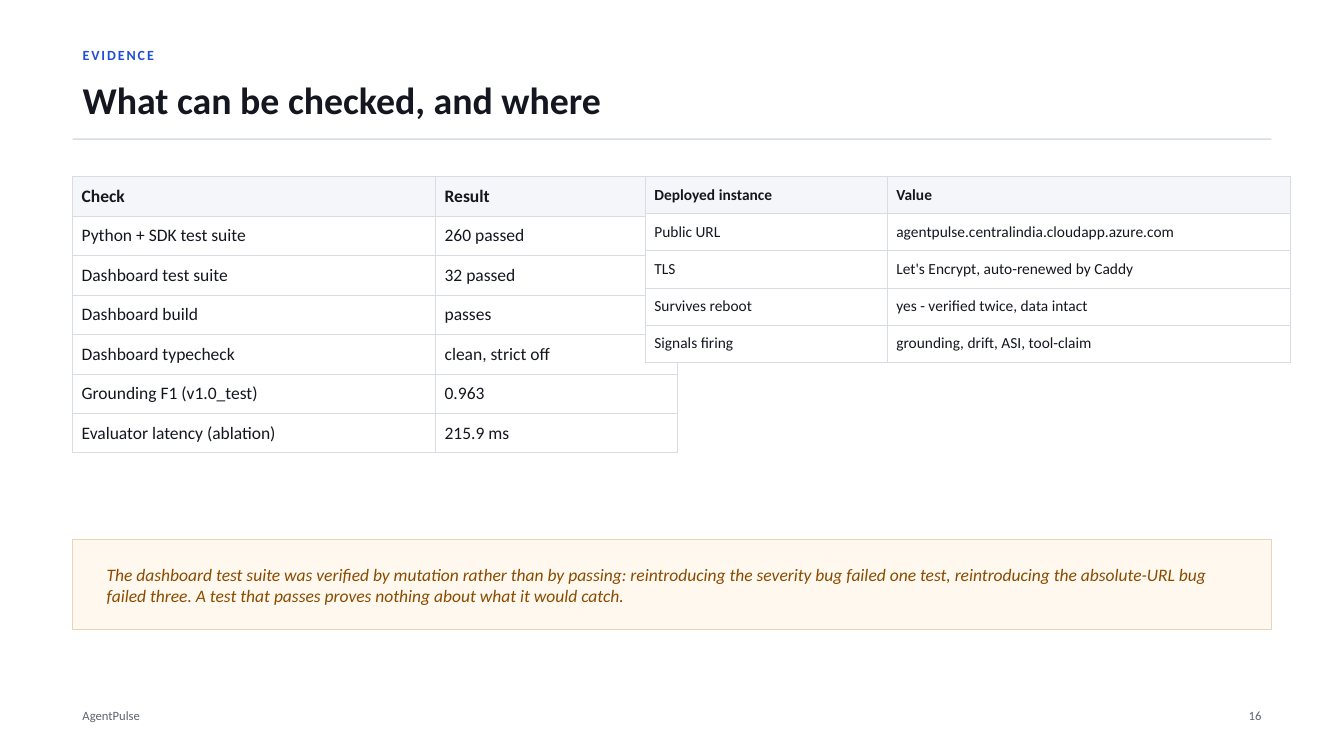
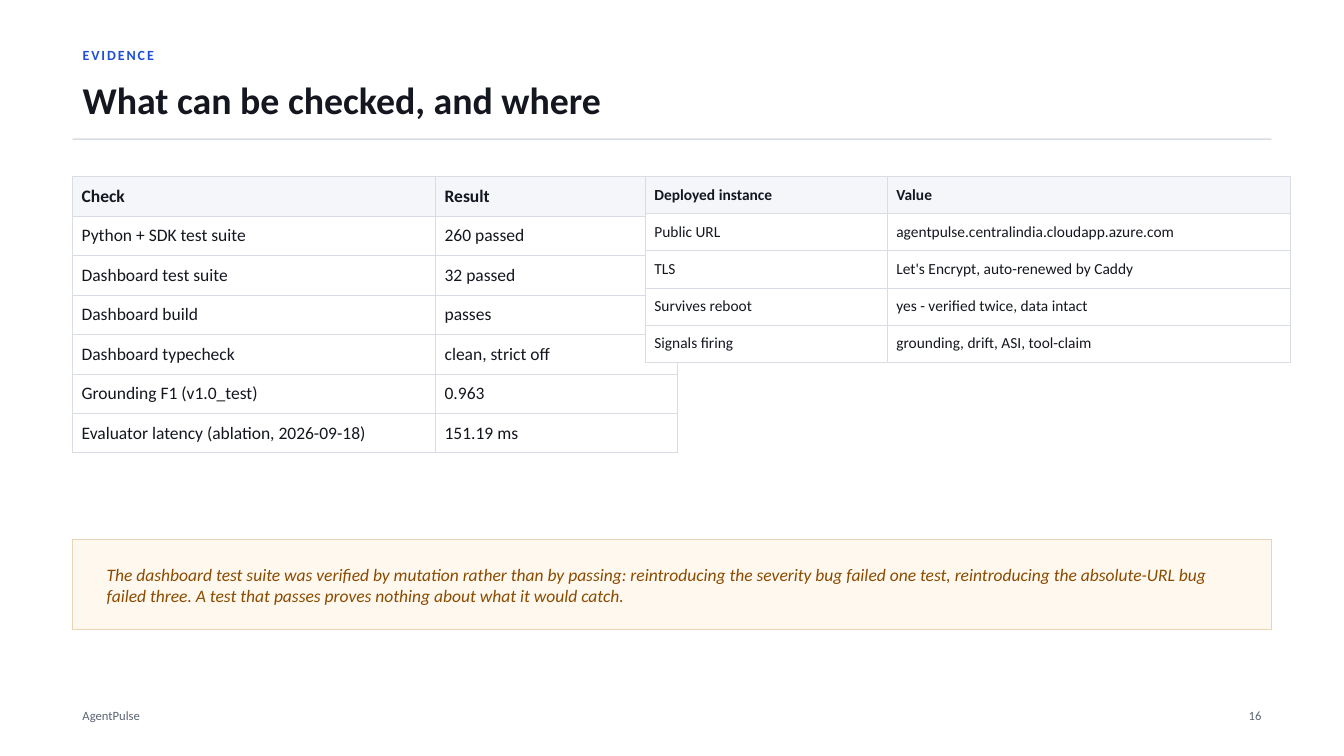
Before and after one commit to Soum-Code/agentpulse, a slide deck: slide 17 of presentation/AgentPulse_Project_Deck.pptx. Drawn at 1344x756 pixels with LibreOffice and Linux fonts; fonts in the diff are those of the drawing. Boxes give left, top, right and bottom in pixels: in the first picture for what was removed or moved away, otherwise in the second. Text is boxed around its words. In the diff, an @@ line names an element or a change of style, - is before the commit and + after.

```diff
--- a/presentation/AgentPulse_Project_Deck.pptx
+++ b/presentation/AgentPulse_Project_Deck.pptx
@@ table at [73,176,678,446] @@
-row 7, column 1: Evaluator latency (ablation)
+row 7, column 1: Evaluator latency (ablation, 2026-09-18)
-row 7, column 2: 215.9 ms
+row 7, column 2: 151.19 ms
```
Also in this commit, not shown: 3 other slides changed, 26 other files.
